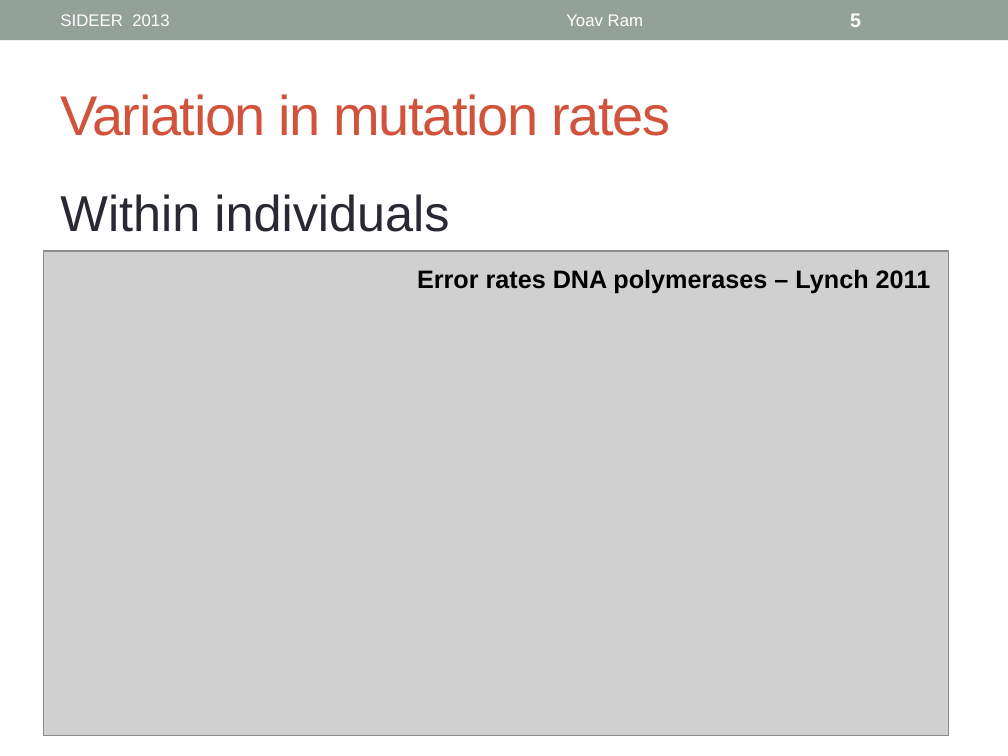
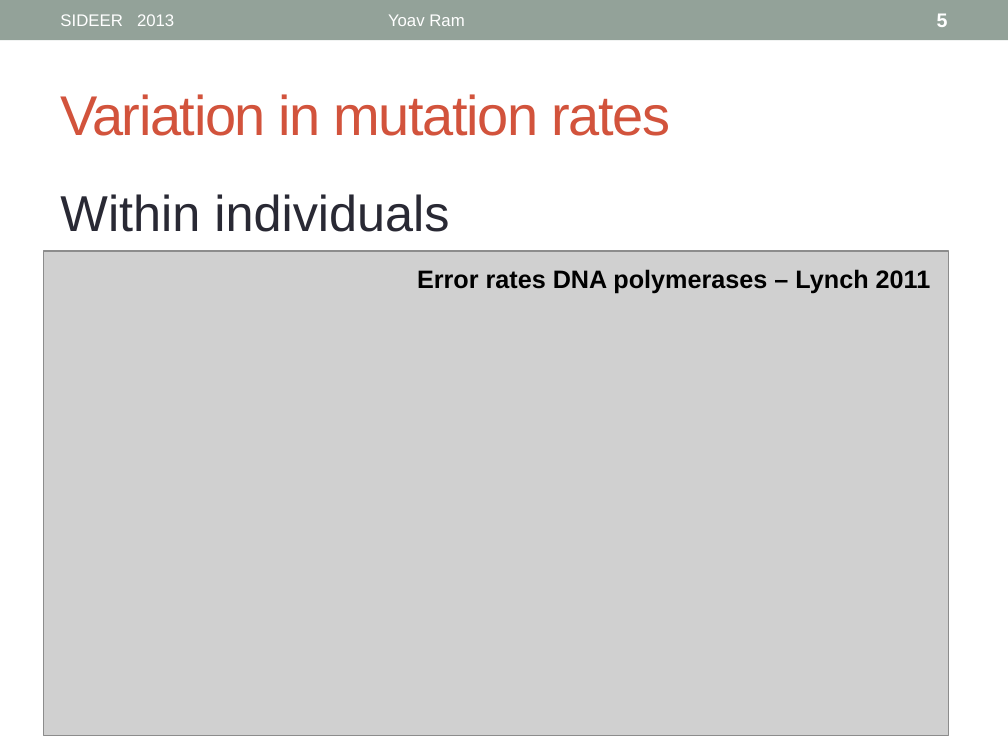
Before and after one commit to yoavram/SIDEER2013, a slide deck: slide 5 of presentation.pptx. Drawn at 1008x756 pixels with LibreOffice and Linux fonts; fonts in the diff are those of the drawing; grey boxes stand for pictures. Boxes give left, top, right and bottom in pixels: in the first picture for what was removed or moved away, otherwise in the second. Text is boxed around its words. In the diff, an @@ line names an element or a change of style, - is before the commit and + after.

```diff
--- a/presentation.pptx
+++ b/presentation.pptx
@@ text "SIDEER 2013" rewrapped from box(60, 14, 169, 26) to box(60, 14, 174, 26) @@
@@ text "Yoav Ram" at box(388, 14, 464, 26): alignment centre to left @@
@@ page number at box(937, 13, 948, 27): alignment left to right @@
```
Also in this commit, not shown: 2 other slides changed, 9 slides added.
